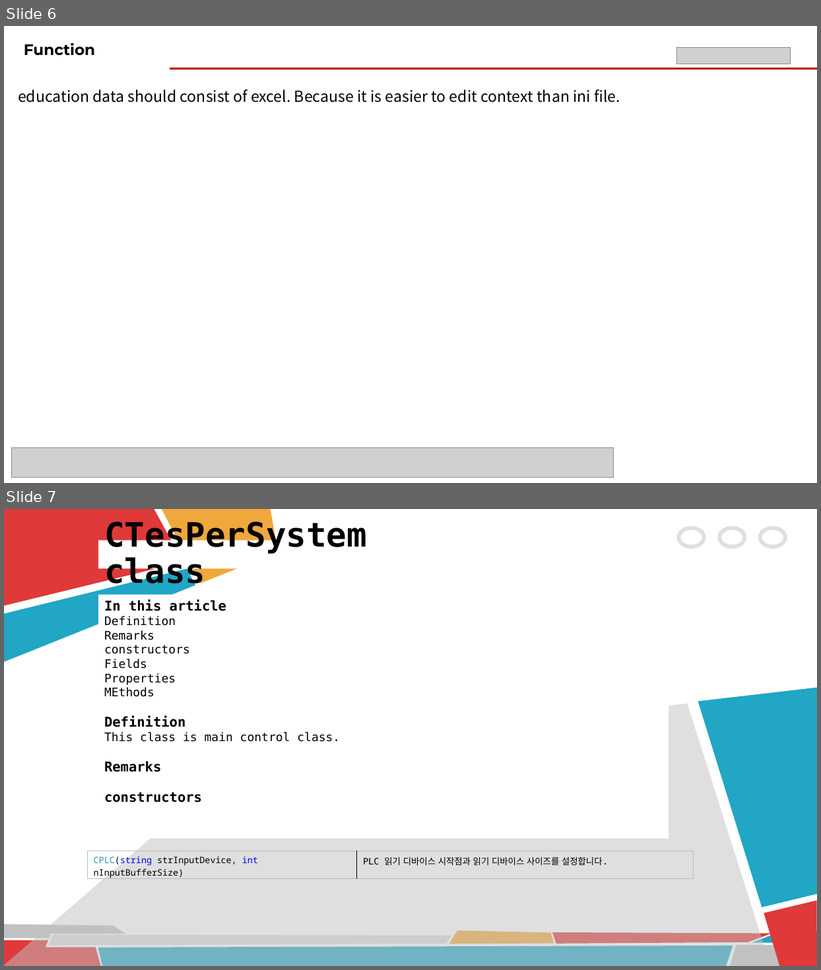
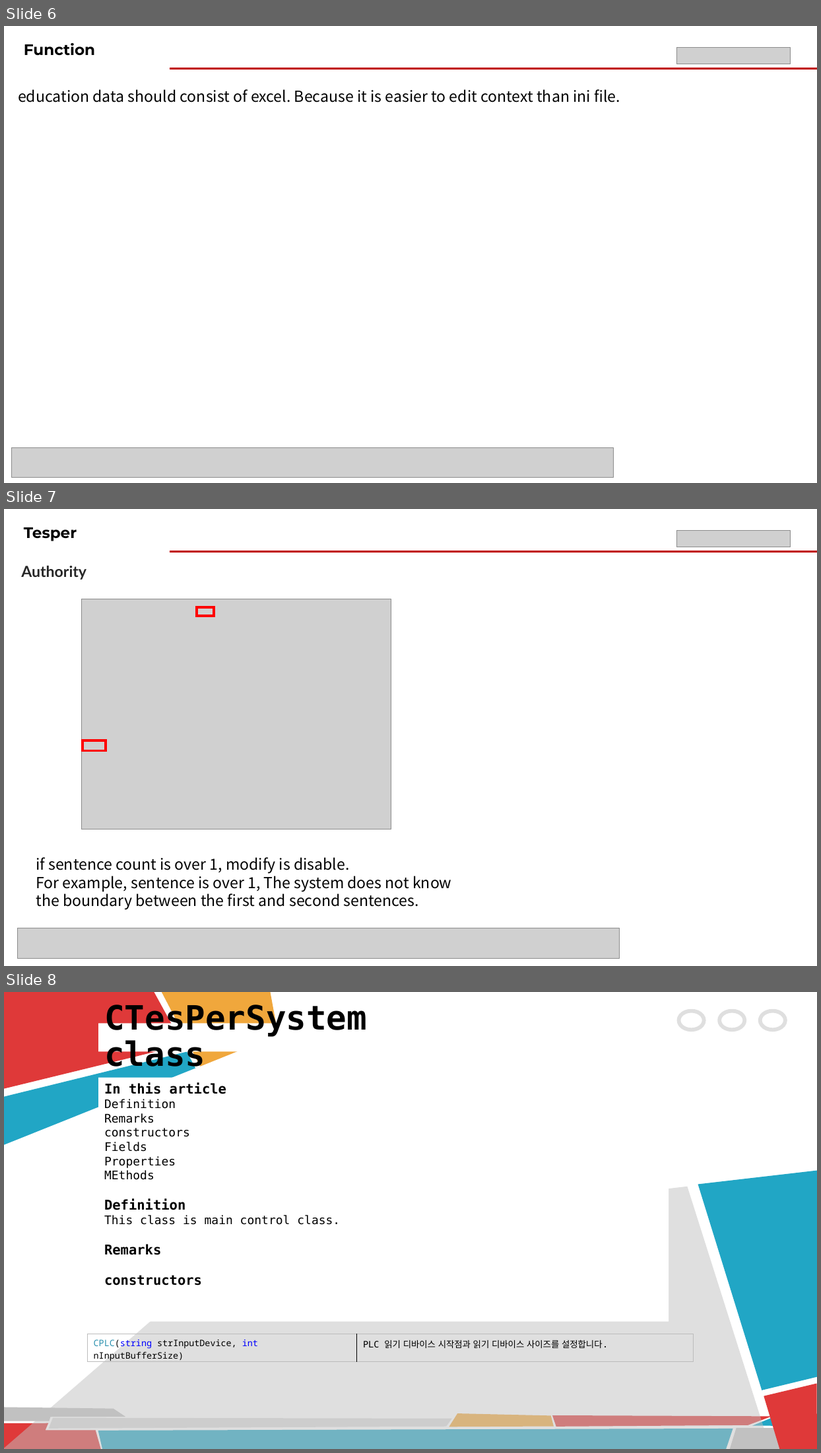
Before and after one commit to j-dean/TesPerRespository, a slide deck: Document/Tesper_StoryBoard_250809.pptx. Shown one above the other, each under a label of ours: slides 6 and 7 before the commit, slides 6, 7 and 8 after it. The pictures are 821x970 and 821x1453 pixels, drawn with LibreOffice and Linux fonts; fonts in the diff are those of the drawing; grey boxes stand for pictures. Boxes give left, top, right and bottom in pixels: in the first picture for what was removed or moved away, otherwise in the second. Text is boxed around its words. In the diff, an @@ line names an element or a change of style, - is before the commit and + after.

```diff
--- a/Document/Tesper_StoryBoard_250809.pptx
+++ b/Document/Tesper_StoryBoard_250809.pptx
@@ slide 7 added at [4, 509, 817, 966], background #FFFFFF @@
@@ text added at [24, 527, 77, 541], 18 pt, text #000000, bold @@
+Tesper
@@ picture added at [677, 530, 790, 547] @@
@@ text added at [21, 566, 86, 580], 18 pt, text #262626, bold @@
+Authority
@@ line added from (170, 552) to (817, 552), #C00000 2.25 pt @@
@@ picture added at [81, 599, 392, 829] @@
@@ rectangle added at [197, 608, 214, 617], outline #FF0000 3 pt @@
@@ rectangle added at [83, 741, 105, 751], outline #FF0000 3 pt @@
@@ text added at [36, 857, 451, 910], 18 pt, text #000000 @@
+if sentence count is over 1, modify is disable.
+For example, sentence is over 1, The system does not know the boundary between the first and second sentences.
@@ picture added at [18, 929, 620, 958] @@
@@ what was slide 7 is now slide 8 @@
```
Also in this commit, not shown: 2 other slides added, 29 other files.
